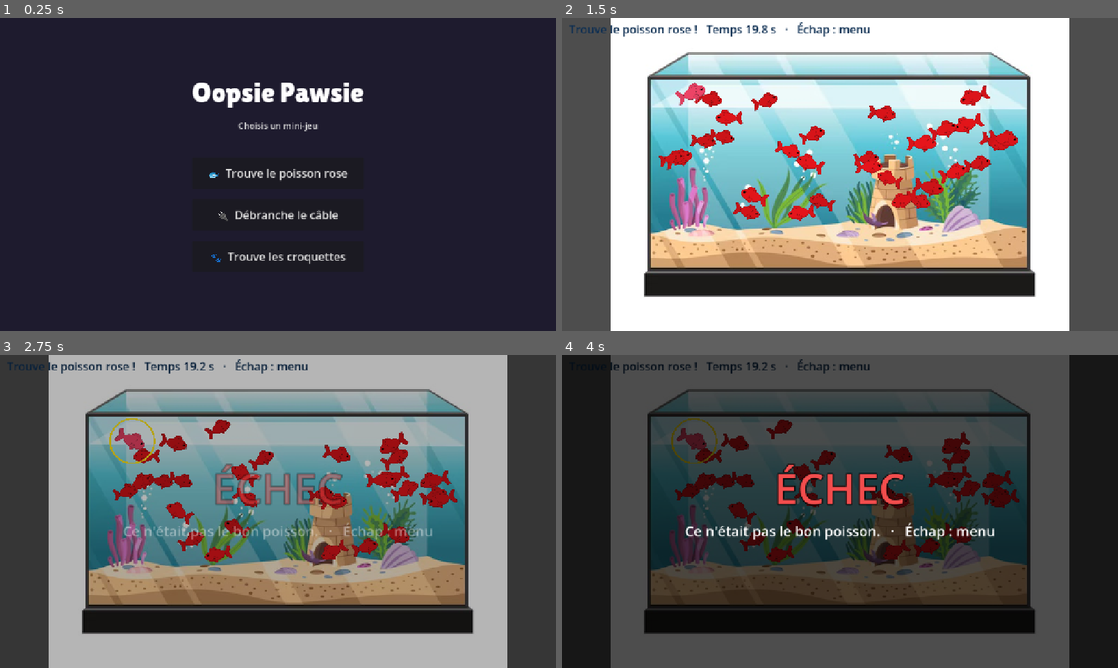
Above: before the commit, frames 1-4 (two rows, left to right).
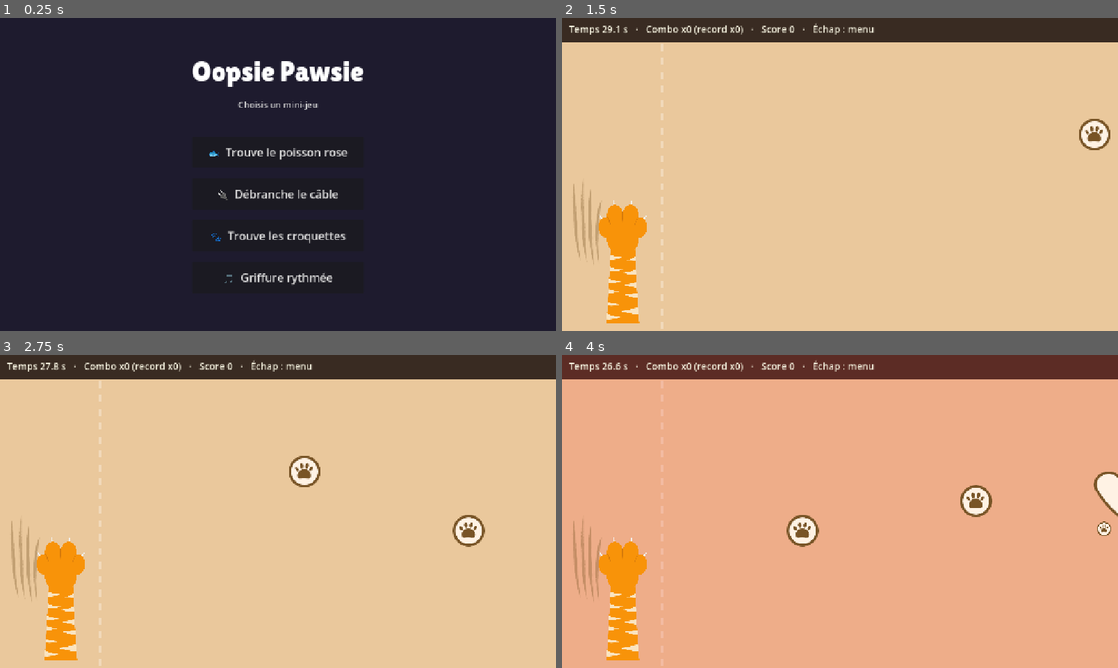
Above: after the commit, the same moments.

Repository: Tominouu/Oopsie_Pawsie
Game: Godot game, scene res://scenes/main.tscn
Two runs of this game, one before a commit and one after it. Both use one fixed random seed, a clock stepped at 60 frames per second and the inputs below. This scene is started directly instead of the project's main scene. Sound files missing from this copy of the repository are replaced by a short silence.
Inputs (mouse positions are in pixels of both pictures, inside the frame that each line leads up to):
- Up to frame 1 (0.25 s): no input
- Up to frame 2 (1.5 s): click (840, 277) at 0.5 s, where only the run after the commit has a clickable "🎵 Griffure rythmée"; click (840, 174) at 1.25 s, where only the run before the commit has a clickable "🐟 Trouve le poisson rose"
- Up to frame 3 (2.75 s): tap Enter at 2 s; move the mouse to (400, 495) at 2.02 s; tap R at 2.1 s; click (400, 495) at 2.17 s
- Up to frame 4 (4 s): drag from (728, 527) to (812, 574) at 2.77 s; move the mouse to (895, 442) at 3.52 s; tap R at 3.6 s; click (895, 442) at 3.67 s

The runs differ from the first frame. In frame 1, 4.9% of the frame differs, in the area x 34-66%, y 13-86%; in frame 2, 97%; in frame 3, 99%; in frame 4, 100%, in the area x 0-100%, y 0-100%.

Commit message:
Mini rhythm game

Diff:
--- a/scenes/main.tscn
+++ b/scenes/main.tscn
@@ -70,3 +70,9 @@
 layout_mode = 2
 theme_override_font_sizes/font_size = 26
 text = "🐾  Trouve les croquettes"
+
+[node name="RythmeButton" type="Button" parent="CenterContainer/VBoxContainer" unique_id=308376200]
+custom_minimum_size = Vector2(360, 72)
+layout_mode = 2
+theme_override_font_sizes/font_size = 26
+text = "🎵  Griffure rythmée"
--- /dev/null
+++ b/scenes/mini_games/rythme.tscn
@@ -0,0 +1,6 @@
+[gd_scene format=3]
+
+[ext_resource type="Script" path="res://scripts/mini_games/rythme.gd" id="1_main"]
+
+[node name="rythme" type="Node2D"]
+script = ExtResource("1_main")
--- a/scripts/main.gd
+++ b/scripts/main.gd
@@ -5,6 +5,7 @@
 	"AquariumButton": "res://scenes/mini_games/scene_aquarium.tscn",
 	"CableButton": "res://scenes/mini_games/cable.tscn",
 	"CroquettesButton": "res://scenes/mini_games/croquettes.tscn",
+	"RythmeButton": "res://scenes/mini_games/rythme.tscn",
 }
 
 
--- /dev/null
+++ b/scripts/mini_games/rythme.gd
@@ -0,0 +1,339 @@
+extends Node2D
+## Oopsie Pawsie — mini-jeu de rythme façon osu! : les empreintes (TAP) se tapent
+## au vol, les griffures (HOLD) se suivent au curseur, le tout au niveau de la patte.
+
+enum State { PLAYING, FINISHED }
+
+const Note := preload("res://scripts/mini_games/rythme_note.gd")
+
+const POINT_TEX := preload("res://assets/sprites/rythme/point.png")
+const LIGNE_TEX := preload("res://assets/sprites/rythme/ligne.png")
+const GRIFFE_TEX := preload("res://assets/sprites/rythme/griffe.png")
+const PATTE_TEX := preload("res://assets/sprites/rythme/patte.png")
+
+const SCREEN := Vector2(1280, 720)
+const HIT_X := 230.0
+## Tolérance en pixels autour de la zone de frappe pour taper/attraper une note.
+const TAP_WINDOW := 50.0
+const TAP_HIT_RADIUS := 46.0
+## Distance max curseur ↔ bille pendant une griffure maintenue.
+const HOLD_TOLERANCE := 75.0
+const SPAWN_MARGIN := 170.0
+const LANE_MIN_Y := 140.0
+const LANE_MAX_Y := 560.0
+## Points locaux approximant la forme de ligne.png (centrée), du début à la fin.
+const CURVE_POINTS: Array[Vector2] = [Vector2(-118, 55), Vector2(-16, -38), Vector2(128, -8)]
+
+const COL_BG := Color("eac89c")
+const COL_HEADER := Color(0.1, 0.06, 0.05, 0.85)
+const COL_HIT_LINE := Color(1, 1, 1, 0.3)
+const COL_TEXT := Color("f4f1de")
+const WIN_COLOR := Color(0.25, 0.85, 0.45)
+const LOSE_COLOR := Color(0.95, 0.30, 0.30)
+
+@export var time_limit := 30.0
+@export var note_speed := 420.0
+@export_range(0.0, 1.0) var hold_chance := 0.32
+@export_range(0.0, 1.0) var win_accuracy := 0.65
+
+var _state := State.PLAYING
+var _time_left := 0.0
+var _elapsed := 0.0
+var _travel_time := 0.0
+
+var _chart: Array[Dictionary] = []
+var _spawn_cursor := 0
+var _notes: Array[Note] = []
+var _active_hold: Note = null
+
+var _combo := 0
+var _best_combo := 0
+var _hits := 0
+var _total := 0
+var _score := 0
+var _miss_flash := 0.0
+
+var _paw: Sprite2D
+var _paw_base_scale := Vector2.ONE
+
+var _info_label: Label
+var _overlay: ColorRect
+var _title_label: Label
+var _sub_label: Label
+
+
+func _ready() -> void:
+	randomize()
+	_time_left = time_limit
+	_travel_time = (SCREEN.x + SPAWN_MARGIN - HIT_X) / note_speed
+	_build_paw()
+	_build_ui(get_viewport_rect().size)
+	_generate_chart()
+
+
+func _build_paw() -> void:
+	var claw := Sprite2D.new()
+	claw.texture = GRIFFE_TEX
+	claw.position = Vector2(60, 470)
+	claw.rotation = -0.35
+	claw.modulate.a = 0.35
+	add_child(claw)
+
+	_paw = Sprite2D.new()
+	_paw.texture = PATTE_TEX
+	_paw.position = Vector2(140, 560)
+	_paw_base_scale = Vector2.ONE * 0.3
+	_paw.scale = _paw_base_scale
+	add_child(_paw)
+
+
+func _build_ui(vp: Vector2) -> void:
+	var layer := CanvasLayer.new()
+	add_child(layer)
+
+	_info_label = _make_label(22, COL_TEXT)
+	_info_label.position = Vector2(16, 10)
+	layer.add_child(_info_label)
+
+	_overlay = ColorRect.new()
+	_overlay.color = Color(0.0, 0.0, 0.0, 0.7)
+	_overlay.size = vp
+	_overlay.visible = false
+	_overlay.mouse_filter = Control.MOUSE_FILTER_IGNORE
+	layer.add_child(_overlay)
+
+	_title_label = _make_label(96, Color.WHITE)
+	_title_label.add_theme_constant_override("outline_size", 10)
+	_title_label.add_theme_color_override("font_outline_color", Color(0.0, 0.0, 0.0, 0.8))
+	_title_label.position = Vector2(0, vp.y * 0.5 - 120)
+	_title_label.size = Vector2(vp.x, 130)
+	_title_label.horizontal_alignment = HORIZONTAL_ALIGNMENT_CENTER
+	_overlay.add_child(_title_label)
+
+	_sub_label = _make_label(24, Color.WHITE)
+	_sub_label.position = Vector2(0, vp.y * 0.5 + 20)
+	_sub_label.size = Vector2(vp.x, 50)
+	_sub_label.horizontal_alignment = HORIZONTAL_ALIGNMENT_CENTER
+	_overlay.add_child(_sub_label)
+
+
+func _make_label(font_size: int, color: Color) -> Label:
+	var l := Label.new()
+	l.add_theme_font_size_override("font_size", font_size)
+	l.add_theme_color_override("font_color", color)
+	return l
+
+
+# --- Génération du parcours ---------------------------------------------------
+
+func _generate_chart() -> void:
+	var t := _travel_time + 0.4
+	while t < time_limit - 0.8:
+		var is_hold := randf() < hold_chance
+		var dur := randf_range(0.7, 1.2) if is_hold else 0.0
+		_chart.append({
+			"hit_time": t,
+			"kind": Note.Kind.HOLD if is_hold else Note.Kind.TAP,
+			"lane_y": randf_range(LANE_MIN_Y, LANE_MAX_Y),
+			"hold_duration": dur,
+		})
+		t += dur + randf_range(0.55, 1.1)
+
+
+# --- Entrées -----------------------------------------------------------------
+
+func _unhandled_input(event: InputEvent) -> void:
+	if event is InputEventKey and event.pressed and (event as InputEventKey).keycode == KEY_ESCAPE:
+		get_tree().change_scene_to_file("res://scenes/menu.tscn")
+		return
+	if not (event is InputEventMouseButton and (event as InputEventMouseButton).button_index == MOUSE_BUTTON_LEFT):
+		return
+	var mb := event as InputEventMouseButton
+
+	if _state == State.FINISHED:
+		if mb.pressed and _overlay.visible:
+			get_tree().reload_current_scene()
+		return
+
+	var p: Vector2 = make_input_local(event).position
+	if mb.pressed:
+		_try_press(p)
+	else:
+		_try_release()
+
+
+func _try_press(p: Vector2) -> void:
+	if _active_hold != null:
+		return
+	var best: Note = null
+	var best_dist := INF
+	for n in _notes:
+		if n.judge != Note.Judge.APPROACHING or absf(n.position.x - HIT_X) > TAP_WINDOW:
+			continue
+		var d := p.distance_to(n.position)
+		if d <= TAP_HIT_RADIUS and d < best_dist:
+			best = n
+			best_dist = d
+	if best == null:
+		return
+	if best.kind == Note.Kind.TAP:
+		_register_hit(best.position)
+		_notes.erase(best)
+		best.queue_free()
+	else:
+		best.start_hold()
+		_active_hold = best
+
+
+func _try_release() -> void:
+	if _active_hold == null or _active_hold.judge != Note.Judge.HOLDING:
+		return
+	_register_miss()
+	_notes.erase(_active_hold)
+	_active_hold.queue_free()
+	_active_hold = null
+
+
+# --- Boucle ------------------------------------------------------------------
+
+func _process(delta: float) -> void:
+	if _state != State.PLAYING:
+		return
+	_elapsed += delta
+	_time_left = maxf(_time_left - delta, 0.0)
+	_miss_flash = maxf(0.0, _miss_flash - delta * 3.0)
+
+	_spawn_due_notes()
+	_update_notes(delta)
+	_update_info()
+	queue_redraw()
+
+	if _time_left <= 0.0:
+		_finish_round()
+
+
+func _spawn_due_notes() -> void:
+	while _spawn_cursor < _chart.size() and _chart[_spawn_cursor].hit_time - _travel_time <= _elapsed:
+		_spawn_note(_chart[_spawn_cursor])
+		_spawn_cursor += 1
+
+
+func _spawn_note(data: Dictionary) -> void:
+	var n := Note.new()
+	n.kind = data.kind
+	n.speed = note_speed
+	n.hit_x = HIT_X
+	n.position = Vector2(SCREEN.x + SPAWN_MARGIN, data.lane_y)
+	if data.kind == Note.Kind.TAP:
+		n.texture = POINT_TEX
+	else:
+		n.texture = LIGNE_TEX
+		n.ball_texture = POINT_TEX
+		n.hold_duration = data.hold_duration
+		n.curve_points = PackedVector2Array(CURVE_POINTS)
+	add_child(n)
+	_notes.append(n)
+	_total += 1
+
+
+func _update_notes(delta: float) -> void:
+	var mouse := get_local_mouse_position()
+	for i in range(_notes.size() - 1, -1, -1):
+		var n := _notes[i]
+		n.advance(delta)
+		match n.judge:
+			Note.Judge.APPROACHING:
+				if n.position.x < HIT_X - TAP_WINDOW:
+					_register_miss()
+					_despawn(i)
+			Note.Judge.HOLDING:
+				if mouse.distance_to(n.ball_world_position()) > HOLD_TOLERANCE:
+					_register_miss()
+					_active_hold = null
+					_despawn(i)
+			Note.Judge.RESOLVED:
+				_register_hit(n.position)
+				_active_hold = null
+				_despawn(i)
+
+
+func _despawn(i: int) -> void:
+	var n := _notes[i]
+	_notes.remove_at(i)
+	n.queue_free()
+
+
+# --- Score / feedback ----------------------------------------------------------
+
+func _register_hit(at: Vector2) -> void:
+	_hits += 1
+	_combo += 1
+	_best_combo = maxi(_best_combo, _combo)
+	_score += 100 + _combo * 5
+	_pulse_paw()
+	_spawn_griffe(at)
+
+
+func _register_miss() -> void:
+	_combo = 0
+	_miss_flash = 1.0
+
+
+func _pulse_paw() -> void:
+	var tween := _paw.create_tween()
+	tween.tween_property(_paw, "scale", _paw_base_scale * 1.18, 0.07) \
+		.set_trans(Tween.TRANS_BACK).set_ease(Tween.EASE_OUT)
+	tween.tween_property(_paw, "scale", _paw_base_scale, 0.18)
+
+
+func _spawn_griffe(at: Vector2) -> void:
+	var g := Sprite2D.new()
+	g.texture = GRIFFE_TEX
+	g.position = at
+	g.rotation = randf_range(-0.25, 0.25)
+	g.scale = Vector2.ONE * randf_range(0.5, 0.7)
+	g.modulate.a = 0.0
+	add_child(g)
+	var tween := g.create_tween()
+	tween.tween_property(g, "modulate:a", 1.0, 0.05)
+	tween.tween_interval(0.12)
+	tween.tween_property(g, "modulate:a", 0.0, 0.3)
+	tween.tween_callback(g.queue_free)
+
+
+func _update_info() -> void:
+	_info_label.text = "Temps %.1f s   ·   Combo x%d (record x%d)   ·   Score %d   ·   Échap : menu" \
+		% [_time_left, _combo, _best_combo, _score]
+
+
+func _finish_round() -> void:
+	_state = State.FINISHED
+	for n in _notes:
+		n.queue_free()
+	_notes.clear()
+	_active_hold = null
+
+	var accuracy := float(_hits) / float(maxi(_total, 1))
+	var won := accuracy >= win_accuracy
+	_title_label.text = "PAWSOME !" if won else "OOPSIE !"
+	_title_label.add_theme_color_override("font_color", WIN_COLOR if won else LOSE_COLOR)
+	_sub_label.text = "%d / %d griffures réussies (%.0f%%)   ·   Record combo x%d   ·   Clic pour rejouer   ·   Échap : menu" \
+		% [_hits, _total, accuracy * 100.0, _best_combo]
+	_overlay.modulate.a = 0.0
+	_overlay.visible = true
+	create_tween().tween_property(_overlay, "modulate:a", 1.0, 0.4)
+
+
+# --- Dessin ------------------------------------------------------------------
+
+func _draw() -> void:
+	draw_rect(Rect2(Vector2.ZERO, SCREEN), COL_BG)
+	draw_rect(Rect2(0, 0, SCREEN.x, 56), COL_HEADER)
+
+	var y := 60.0
+	while y < SCREEN.y:
+		draw_line(Vector2(HIT_X, y), Vector2(HIT_X, y + 16), COL_HIT_LINE, 4.0)
+		y += 32.0
+
+	if _miss_flash > 0.0:
+		draw_rect(Rect2(Vector2.ZERO, SCREEN), Color(1, 0.2, 0.2, 0.18 * _miss_flash))
--- /dev/null
+++ b/scripts/mini_games/rythme_note.gd
@@ -0,0 +1,68 @@
+extends Sprite2D
+## Oopsie Pawsie — une note du mini-jeu de rythme : une empreinte à taper (TAP)
+## ou une griffure à suivre au curseur pendant un temps donné (HOLD).
+## Ce script ne fait jamais avancer la note tout seul : rythme.gd pilote tout
+## via advance(), appelée une seule fois par note et par frame.
+
+enum Kind { TAP, HOLD }
+enum Judge { APPROACHING, HOLDING, RESOLVED }
+
+var kind: Kind = Kind.TAP
+var judge: Judge = Judge.APPROACHING
+var speed := 420.0
+var hit_x := 0.0
+var hold_duration := 1.0
+var hold_elapsed := 0.0
+## Points locaux (repère de la note) approximant la trace de ligne.png, du début à la fin.
+var curve_points: PackedVector2Array = PackedVector2Array()
+var ball_texture: Texture2D
+
+var _ball: Sprite2D
+
+
+func _ready() -> void:
+	if kind == Kind.HOLD:
+		_ball = Sprite2D.new()
+		_ball.texture = ball_texture
+		_ball.scale = Vector2.ONE * 0.45
+		_ball.z_index = 1
+		add_child(_ball)
+		_ball.position = curve_point_local(0.0)
+
+
+func advance(delta: float) -> void:
+	match judge:
+		Judge.APPROACHING:
+			position.x -= speed * delta
+		Judge.HOLDING:
+			hold_elapsed += delta
+			if _ball:
+				_ball.position = curve_point_local(hold_progress())
+			if hold_elapsed >= hold_duration:
+				judge = Judge.RESOLVED
+
+
+func hold_progress() -> float:
+	return clampf(hold_elapsed / hold_duration, 0.0, 1.0) if hold_duration > 0.0 else 1.0
+
+
+## Verrouille la note sur la zone de frappe et démarre le suivi de la griffure.
+func start_hold() -> void:
+	judge = Judge.HOLDING
+	position.x = hit_x
+	hold_elapsed = 0.0
+
+
+func curve_point_local(t: float) -> Vector2:
+	var n := curve_points.size()
+	if n == 0:
+		return Vector2.ZERO
+	if n == 1:
+		return curve_points[0]
+	var f := t * float(n - 1)
+	var i := clampi(int(f), 0, n - 2)
+	return curve_points[i].lerp(curve_points[i + 1], f - i)
+
+
+func ball_world_position() -> Vector2:
+	return to_global(curve_point_local(hold_progress()))
Binary file added: assets/sprites/rythme/griffe.png
Not shown, added: assets/sprites/rythme/griffe.png.import
Binary file added: assets/sprites/rythme/ligne.png
Not shown, added: assets/sprites/rythme/ligne.png.import
Binary file added: assets/sprites/rythme/patte.png
Not shown, added: assets/sprites/rythme/patte.png.import
Binary file added: assets/sprites/rythme/point.png
Not shown, added: assets/sprites/rythme/point.png.import
Not shown, added: scripts/mini_games/rythme.gd.uid
Not shown, added: scripts/mini_games/rythme_note.gd.uid
